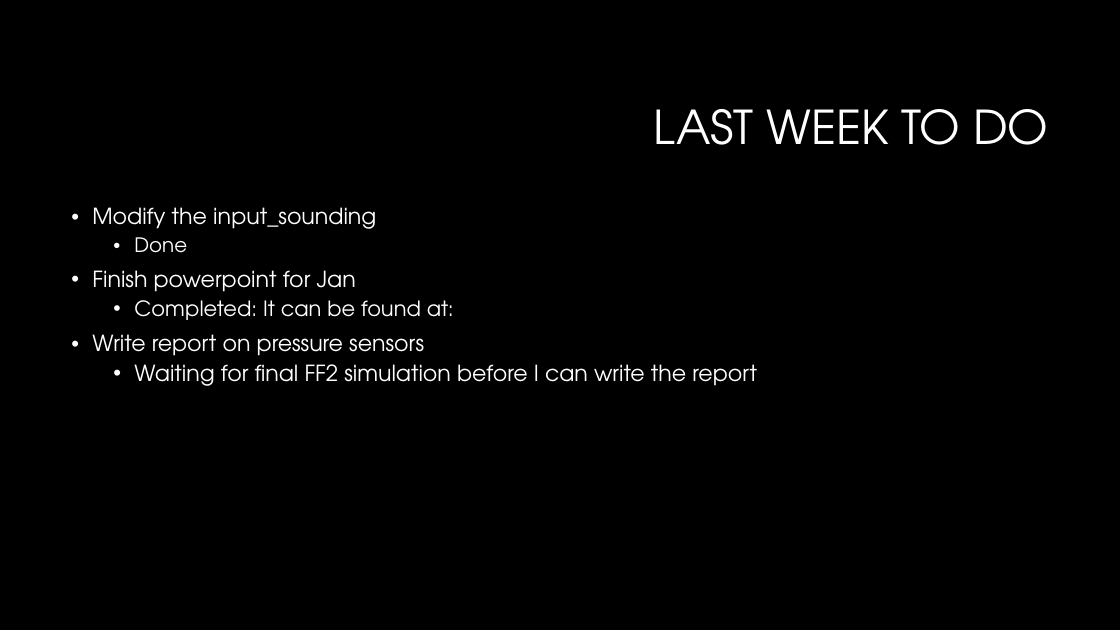
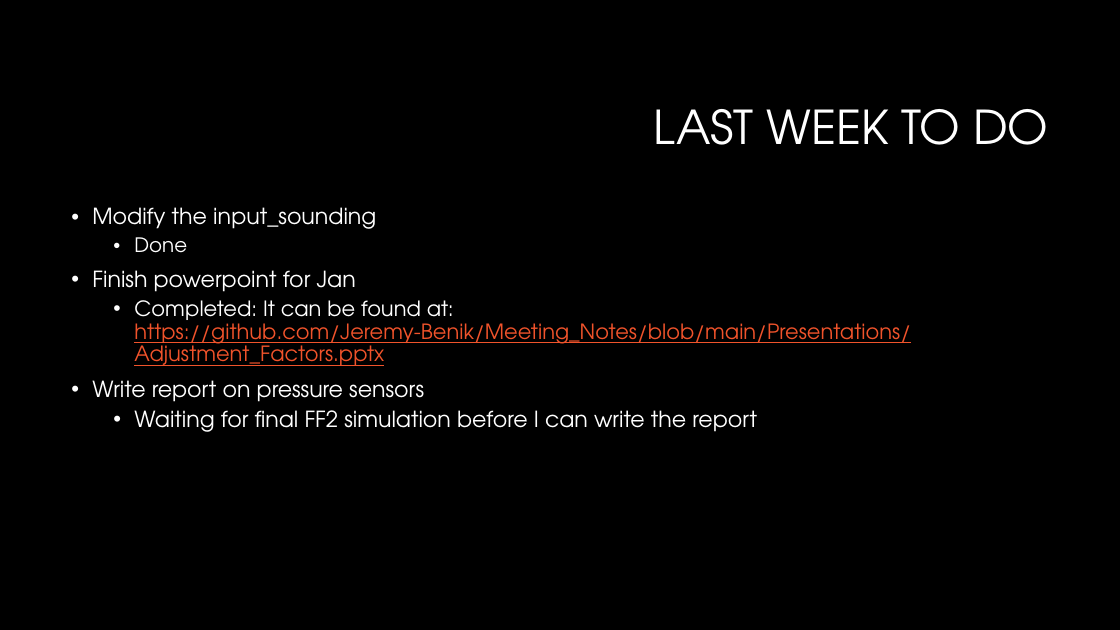
Before and after one commit to Jeremy-Benik/Meeting_Notes, a slide deck: slide 2 of 09022022_Presentation.pptx. Drawn at 1120x630 pixels with LibreOffice and Linux fonts; fonts in the diff are those of the drawing; background and template pictures are left out. Boxes give left, top, right and bottom in pixels: in the first picture for what was removed or moved away, otherwise in the second. Text is boxed around its words. In the diff, an @@ line names an element or a change of style, - is before the commit and + after.

```diff
--- a/09022022_Presentation.pptx
+++ b/09022022_Presentation.pptx
@@ text at (134, 300, 911, 366): text changed; text colour #FFFFFF to #F0532B @@
-  • Completed: It can be found at:
+  • Completed: It can be found at: https://github.com/Jeremy-Benik/Meeting_Notes/blob/main/Presentations/Adjustment_Factors.pptx
```
Also in this commit, not shown: 1 slide added, 1 other file.
